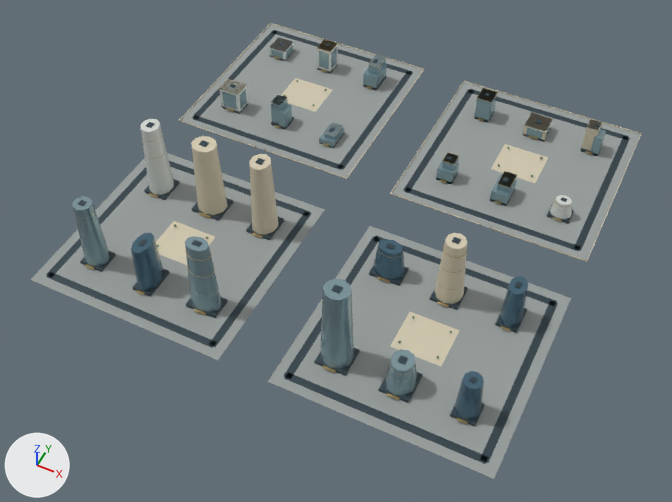
Before and after pictures for a commit that changed the glTF model web/public/assets/3d/ampliworld/GC-CITY-2030/GC-TILE-08-08.glb.
Rendered twice from a 50 mm camera at (-1542.0, 6002.0, 1104.0) aimed at (-1988.0, 6895.0, -11.0). Lighting does not change. The marker at lower left points along +X, +Y and +Z. The picture after the commit comes second. Where no turn or scale is listed for an object, it has been applied to the vertices. Vertices at exactly the same position are counted once.

Script lines for the objects in view, before the commit:
```python
ob_gc_tile_08_08_blue = bpy.data.objects.new('GC-TILE-08-08-blue', me_mesh_8)
ob_gc_tile_08_08_blue.location = (0.0, 0.0, 0.0)
ob_gc_tile_08_08_dark = bpy.data.objects.new('GC-TILE-08-08-dark', me_mesh_1)
ob_gc_tile_08_08_dark.location = (0.0, 0.0, 0.0)
ob_gc_tile_08_08_glass = bpy.data.objects.new('GC-TILE-08-08-glass', me_mesh_7)
ob_gc_tile_08_08_glass.location = (0.0, 0.0, 0.0)
ob_gc_tile_08_08_gold = bpy.data.objects.new('GC-TILE-08-08-gold', me_mesh_5)
ob_gc_tile_08_08_gold.location = (0.0, 0.0, 0.0)
ob_gc_tile_08_08_ivory = bpy.data.objects.new('GC-TILE-08-08-ivory', me_mesh_2)
ob_gc_tile_08_08_ivory.location = (0.0, 0.0, 0.0)
ob_gc_tile_08_08_paving = bpy.data.objects.new('GC-TILE-08-08-paving', me_mesh_0)
ob_gc_tile_08_08_paving.location = (0.0, 0.0, 0.0)
ob_gc_tile_08_08_white = bpy.data.objects.new('GC-TILE-08-08-white', me_mesh_6)
ob_gc_tile_08_08_white.location = (0.0, 0.0, 0.0)
```
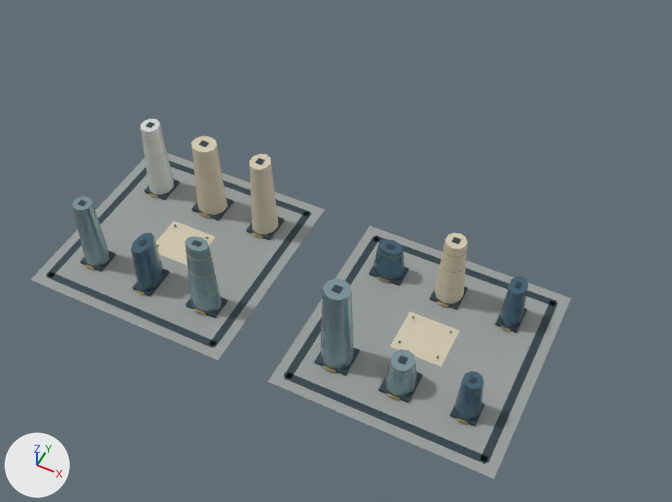
Patch to the scene script:
```diff
--- a/web/public/assets/3d/ampliworld/GC-CITY-2030/GC-TILE-08-08.glb.py
+++ b/web/public/assets/3d/ampliworld/GC-CITY-2030/GC-TILE-08-08.glb.py
@@ me_mesh_0 @@
 # used by ob_gc_tile_08_08_paving; location = (0.0, 0.0, 0.0)
-me_mesh_0.from_pydata(...)  # 32 vertices, 48 faces; spans x -2379.0..-1621.0, y 6621.0..7379.0, z 0.0
+me_mesh_0.from_pydata(...)  # 16 vertices, 24 faces; spans x -2379.0..-1621.0, y 6621.0..6959.0, z 0.0
+# me_mesh_0 part 1: the loose piece of 8 vertices spanning x -2379.0..-2041.0, y 7041.0..7379.0, z 0.0 is deleted
+# me_mesh_0 part 2: the loose piece of 8 vertices spanning x -1959.0..-1621.0, y 7041.0..7379.0, z 0.0 is deleted
 me_mesh_0.materials.append(mat_paving)
@@ me_mesh_1 @@
 # used by ob_gc_tile_08_08_dark; location = (0.0, 0.0, 0.0)
-me_mesh_1.from_pydata(...)  # 512 vertices, 768 faces; spans x -2364.0..-1636.0, y 6636.0..7364.0, z 0.0..156.0
+me_mesh_1.from_pydata(...)  # 256 vertices, 384 faces; spans x -2364.0..-1636.0, y 6636.0..6944.0, z 0.0..156.0
+# me_mesh_1 part 3: 32 loose pieces with 256 vertices, spanning x -2364.0..-1636.0, y 7056.0..7364.0, z 0.0..54.0, are deleted
 me_mesh_1.materials.append(mat_dark)
@@ me_mesh_2 @@
 # used by ob_gc_tile_08_08_ivory; location = (0.0, 0.0, 0.0)
-me_mesh_2.from_pydata(...)  # 194 vertices, 312 faces; spans x -2380.0..-1620.0, y 6754.0..7380.0, z 0.0..142.0
+me_mesh_2.from_pydata(...)  # 82 vertices, 144 faces; spans x -2250.0..-1750.0, y 6754.0..6906.0, z 0.0..142.0
+# me_mesh_2 part 4: 14 loose pieces with 112 vertices, spanning x -2380.0..-1620.0, y 7040.0..7380.0, z 0.0..53.0, are deleted
 me_mesh_2.materials.append(mat_ivory)
@@ me_mesh_5 @@
 # used by ob_gc_tile_08_08_gold; location = (0.0, 0.0, 0.0)
-me_mesh_5.from_pydata(...)  # 1138 vertices, 1980 faces; spans x -2330.0..-1674.0, y 6672.0..7322.0, z 0.0..133.0
+me_mesh_5.from_pydata(...)  # 888 vertices, 1584 faces; spans x -2328.0..-1674.0, y 6672.0..6905.0, z 4.0..133.0
+# me_mesh_5 part 6: 26 loose pieces with 250 vertices, spanning x -2330.0..-1674.0, y 7040.0..7322.0, z 0.0..51.0, are deleted
 me_mesh_5.materials.append(mat_gold)
@@ me_mesh_6 @@
 # used by ob_gc_tile_08_08_white; location = (0.0, 0.0, 0.0)
-me_mesh_6.from_pydata(...)  # 100 vertices, 164 faces; spans x -2329.0..-1673.0, y 6859.0..7322.0, z 0.0..138.0
+me_mesh_6.from_pydata(...)  # 22 vertices, 40 faces; spans x -2329.0..-2291.0, y 6859.0..6905.0, z 5.0..138.0
+# me_mesh_6 part 5: 8 loose pieces with 78 vertices, spanning x -2329.0..-1673.0, y 7107.0..7322.0, z 0.0..53.0, are deleted
 me_mesh_6.materials.append(mat_white)
@@ me_mesh_7 @@
 # used by ob_gc_tile_08_08_glass; location = (0.0, 0.0, 0.0)
-me_mesh_7.from_pydata(...)  # 344 vertices, 544 faces; spans x -2329.0..-1675.0, y 6677.0..7324.0, z 0.0..154.0
+me_mesh_7.from_pydata(...)  # 88 vertices, 160 faces; spans x -2329.0..-1769.0, y 6677.0..6727.0, z 5.0..154.0
+# me_mesh_7 part 7: 32 loose pieces with 256 vertices, spanning x -2329.0..-1675.0, y 7100.0..7324.0, z 0.0..49.0, are deleted
 me_mesh_7.materials.append(mat_glass)
```

Boxes (x1, y1, x2, y2) around the edits, measured in the pictures (672 x 502 px):
'GC-TILE-08-08-paving', reshaped (11% narrower, 28% shorter)
    before: (31, 24, 641, 479)
    after: (31, 153, 571, 479)
'GC-TILE-08-08-dark', reshaped (12% narrower, 21% shorter)
    before: (46, 30, 630, 464)
    after: (46, 122, 558, 464)
'GC-TILE-08-08-ivory', reshaped (36% narrower, 33% shorter)
    before: (156, 23, 641, 366)
    after: (156, 136, 467, 366)
'GC-TILE-08-08-glass', reshaped (35% narrower, 43% shorter)
    before: (72, 45, 606, 396)
    after: (72, 196, 417, 396)
'GC-TILE-08-08-white', reshaped (93% narrower, 58% shorter)
    before: (141, 37, 602, 219)
    after: (141, 119, 174, 195)
'GC-TILE-08-08-gold', reshaped (16% narrower, 25% shorter)
    before: (77, 39, 593, 424)
    after: (77, 135, 511, 424)
part 1 of me_mesh_0, deleted
    before: (181, 24, 423, 178)
part 2 of me_mesh_0, deleted
    before: (392, 82, 641, 261)
part 3 of me_mesh_1, deleted
    before: (192, 30, 630, 251)
part 4 of me_mesh_2, deleted
    before: (179, 23, 641, 262)
part 5 of me_mesh_6, deleted
    before: (220, 37, 602, 219)
part 6 of me_mesh_5, deleted
    before: (219, 39, 593, 228)
part 7 of me_mesh_7, deleted
    before: (222, 45, 606, 206)
